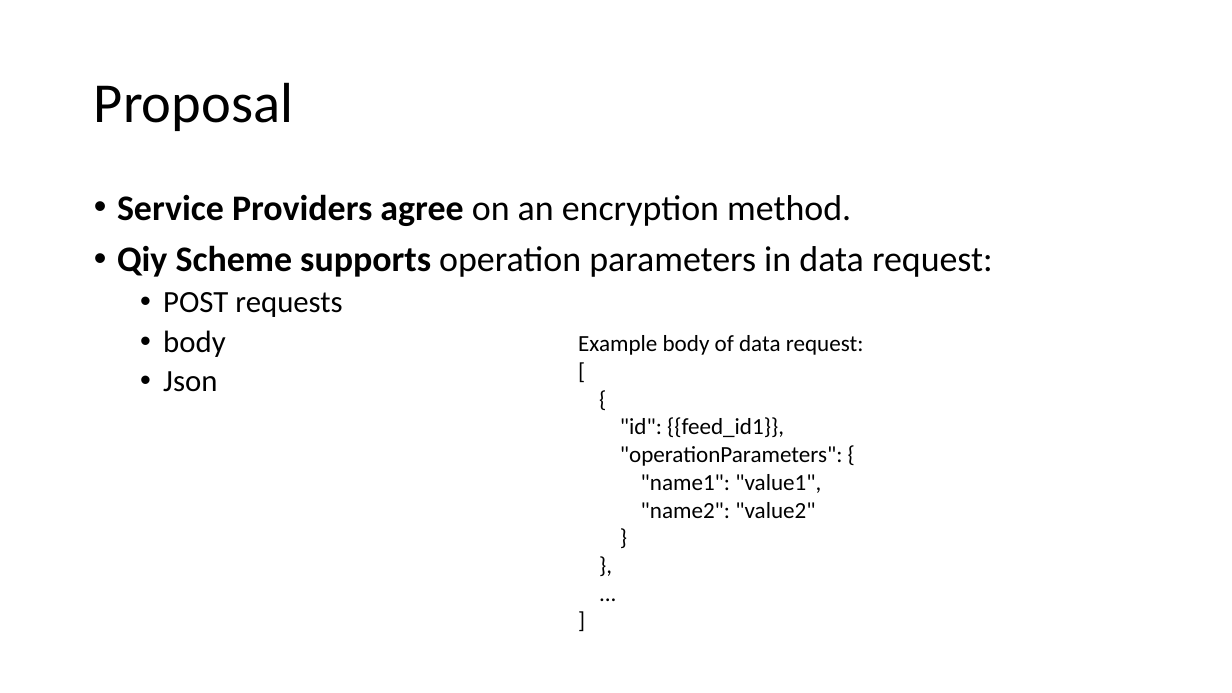
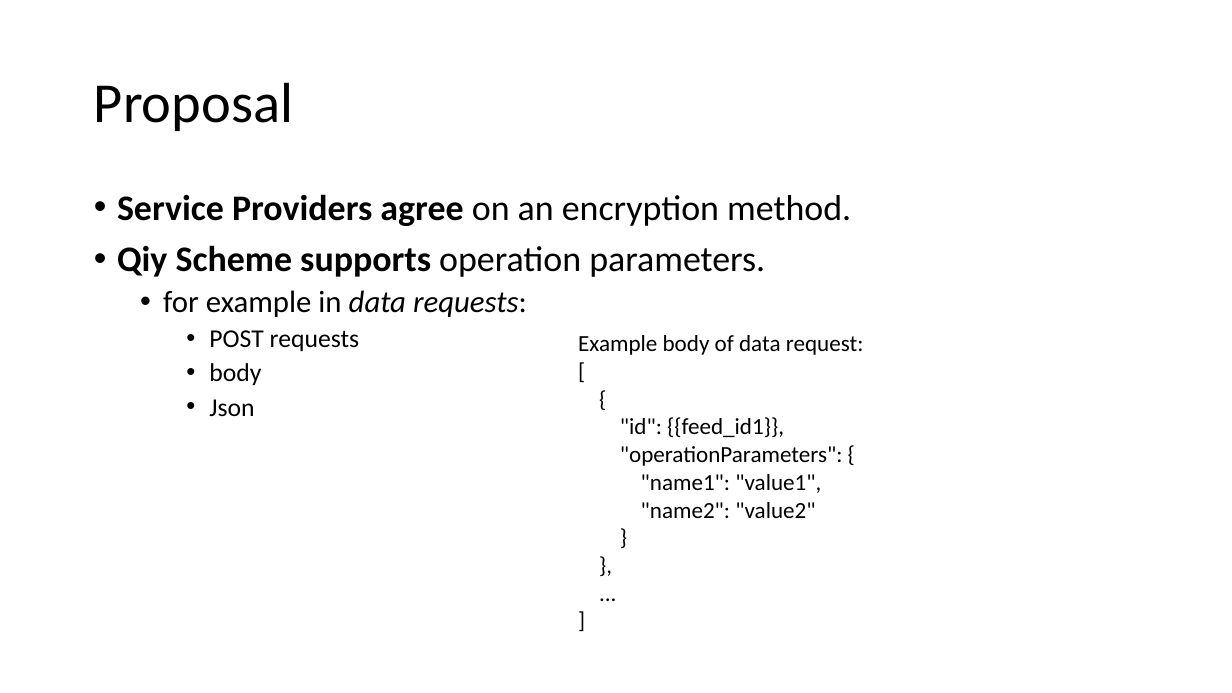
Before and after one commit to qiyfoundation/Qiy-Scheme, a slide deck: slide 6 of end-to-end encryption/QS WSFT Meeting 2019-06-09.pptx. Drawn at 1232x693 pixels with LibreOffice and Linux fonts; fonts in the diff are those of the drawing. Boxes give left, top, right and bottom in pixels: in the first picture for what was removed or moved away, otherwise in the second. Text is boxed around its words. In the diff, an @@ line names an element or a change of style, - is before the commit and + after.

```diff
--- a/end-to-end encryption/QS WSFT Meeting 2019-06-09.pptx
+++ b/end-to-end encryption/QS WSFT Meeting 2019-06-09.pptx
@@ text at <box>117,245,765,317</box>: text changed @@
-• Qiy Scheme supports operation parameters in data request:
+• Qiy Scheme supports operation parameters.
+  • for example in data requests:
@@ text at <box>209,330,360,417</box>: size 24 to 20 pt in "POST requests", "body", "Json"; list level 2 to 3 in "POST requests"; list level 2 to 3 in "body"; list level 2 to 3 in "Json" @@
```
Also in this commit, not shown: 1 other slide changed, 1 other file.
